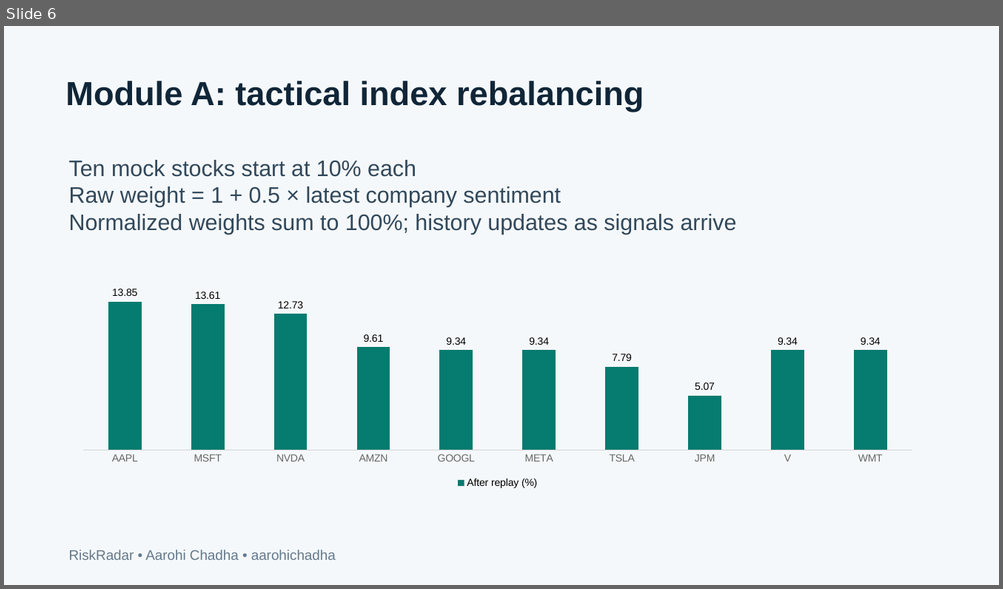
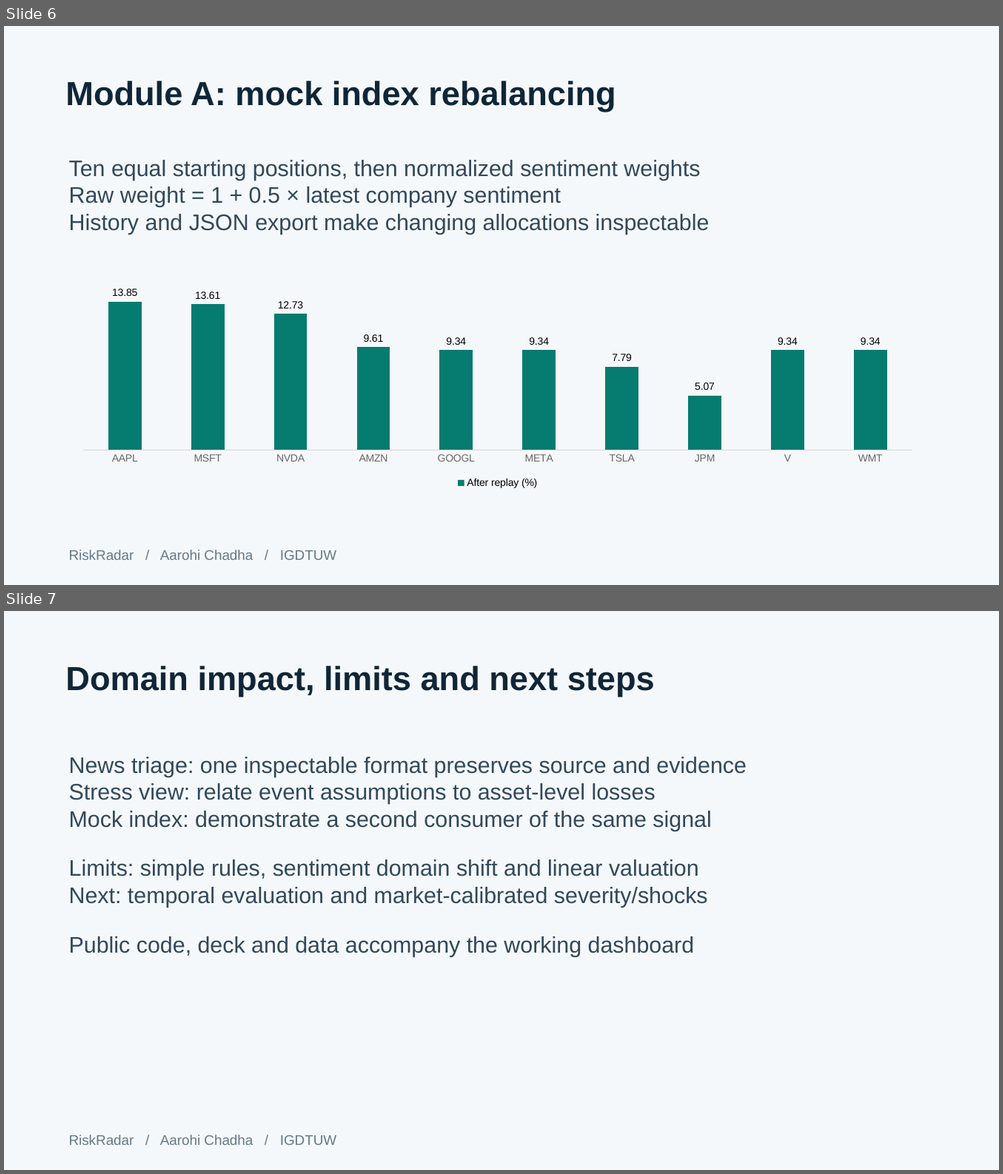
Before and after one commit to aarohichadha/RiskRadar, a slide deck: docs/RiskRadar-Presentation.pptx. Shown one above the other, each under a label of ours: slide 6 before the commit, slides 6 and 7 after it. The pictures are 1003x589 and 1003x1174 pixels, drawn with LibreOffice and Linux fonts; fonts in the diff are those of the drawing. Boxes give left, top, right and bottom in pixels: in the first picture for what was removed or moved away, otherwise in the second. Text is boxed around its words. In the diff, an @@ line names an element or a change of style, - is before the commit and + after.

```diff
--- a/docs/RiskRadar-Presentation.pptx
+++ b/docs/RiskRadar-Presentation.pptx
@@ slide 7 added at (x1=4, y1=611, x2=999, y2=1170), background #F5F8FA @@
@@ text added at (x1=65, y1=666, x2=654, y2=697), 32.2 pt, text #102638, bold @@
+Domain impact, limits and next steps
@@ text added at (x1=69, y1=757, x2=746, y2=957), 21.8 pt, text #31485B @@
+News triage: one inspectable format preserves source and evidence
+Stress view: relate event assumptions to asset-level losses
+Mock index: demonstrate a second consumer of the same signal
+Limits: simple rules, sentiment domain shift and linear valuation
+Next: temporal evaluation and market-calibrated severity/shocks
+Public code, deck and data accompany the working dashboard
@@ text added at (x1=69, y1=1135, x2=336, y2=1145), 13.5 pt, text #64798B @@
+RiskRadar / Aarohi Chadha / IGDTUW
@@ slide 6 changed as well @@
@@ text at (x1=65, y1=81, x2=615, y2=112): text changed @@
-Module A: tactical index rebalancing
+Module A: mock index rebalancing
@@ text at (x1=69, y1=160, x2=700, y2=181): text changed @@
-Ten mock stocks start at 10% each
+Ten equal starting positions, then normalized sentiment weights
@@ text at (x1=69, y1=214, x2=709, y2=235): text changed @@
-Normalized weights sum to 100%; history updates as signals arrive
+History and JSON export make changing allocations inspectable
@@ text at (x1=69, y1=550, x2=336, y2=560): text changed @@
-RiskRadar • Aarohi Chadha • aarohichadha
+RiskRadar / Aarohi Chadha / IGDTUW
```
Also in this commit, not shown: 2 other slides changed, 3 other slides added, 4 slides removed, 20 other files.
